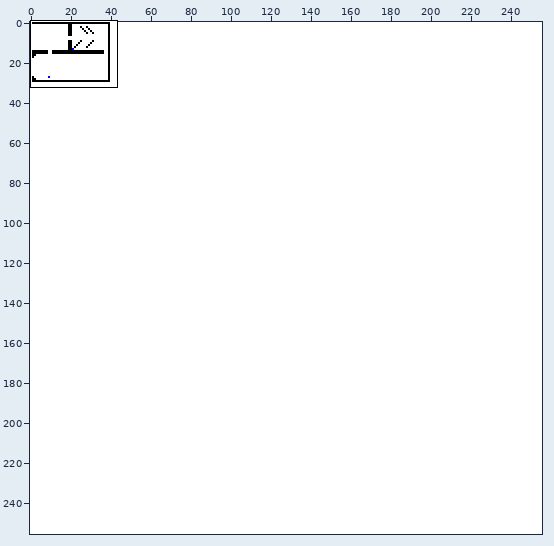
File history of a sprite sheet, core/assets/map2.png. The first picture is a wide view before the edit; the outline marks the close-up.
Close-up. The starting point:
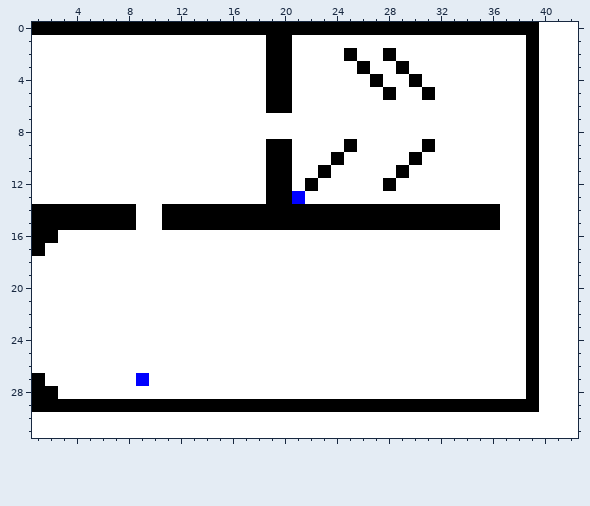
The file is 256x256 pixels. Shown: x 1..42, y 0..31.
The result:
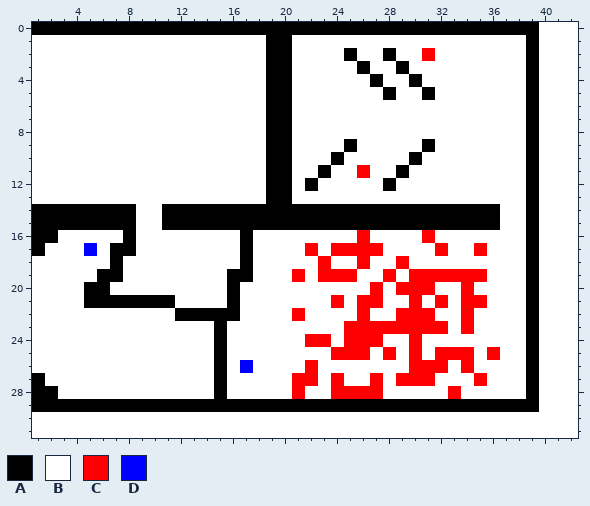
Palette (. is transparent): A #000000  B #ffffff  C #ff0000  D #0000ff
Diff:
Changed rows in their new state; - is an unchanged pixel.
first column x 31:
 2 C
first column x 5:
 7 --------------AA----------------
 8 --------------AA----------------
11 ---------------------C----------
13 ----------------B---------------
16 ---A--------A--------C----C-----
17 D-AA--------A----C-CCCC----C--C-
18 --A---------A-----C--C--C-------
19 -AA--------AA---C-CCC--C-CCCCCC-
20 AA---------A----------C-CCC--C--
21 AAAAAAA----A-------C-CC--C-C-CC-
22 -------AAAAA----C----C--CCC--C--
23 ----------A---------CCCCCCCC-C--
24 ----------A------CC-CCC--C------
25 ----------A--------CCC-C-C-CCC-C
26 ----------A-D----C-------CCC-C--
27 ----B-----A-----CC-C--C-CCC---C-
28 ----------A-----C--CCCC-----C---
Boxes around the changes in both close-ups, in picture pixels (x1, y1, x2, y2):
changed: (422, 48, 435, 61)
changed: (266, 113, 292, 139)
changed: (357, 165, 370, 178)
changed: (84, 191, 500, 399)
